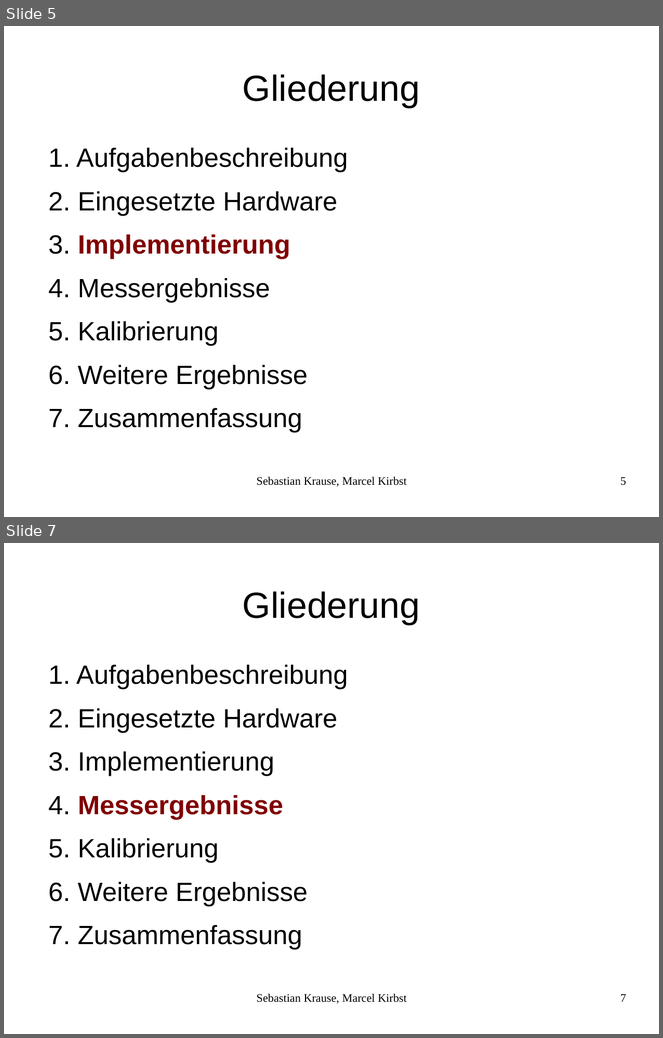
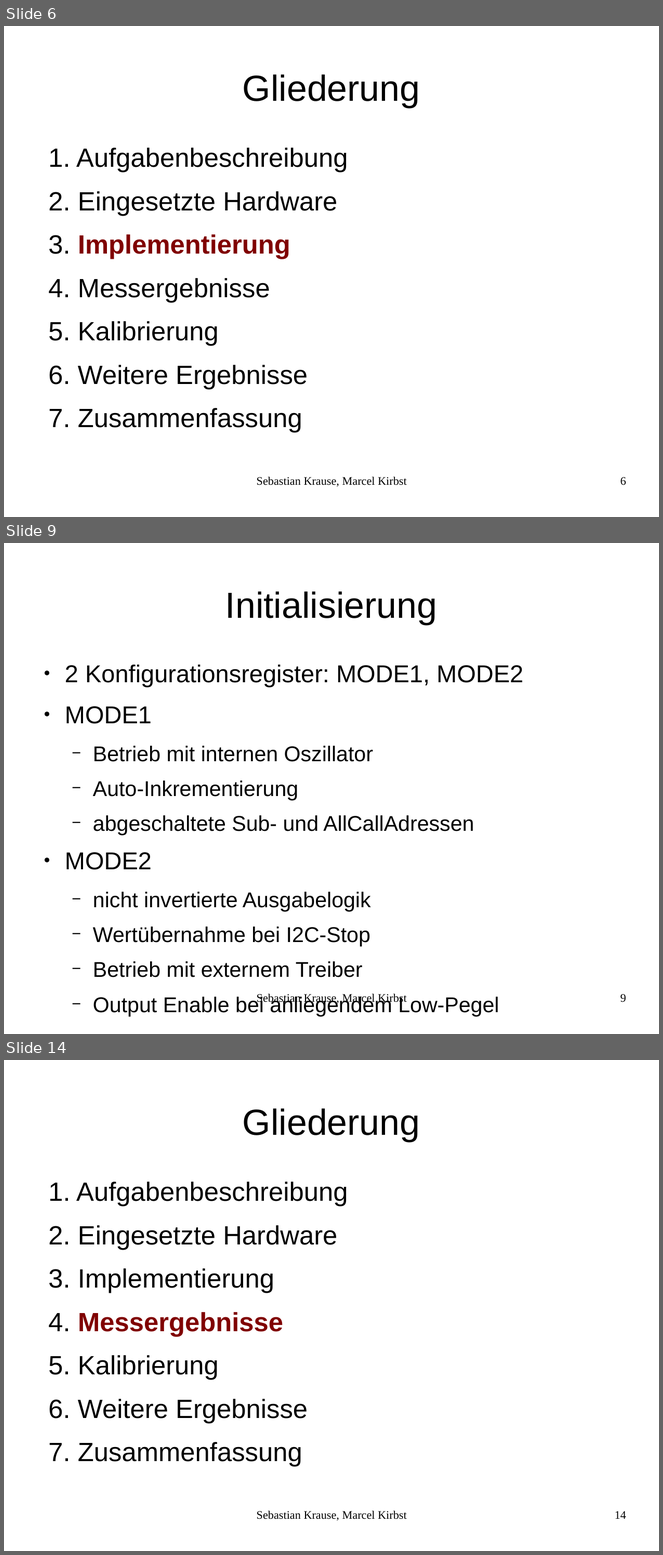
Before and after one commit to mkirbst/mca, a slide deck: praesi/mca.odp. Shown one above the other, each under a label of ours: slides 5 and 7 before the commit, slides 6, 9 and 14 after it; the slides between them are not shown. The pictures are 663x1038 and 663x1555 pixels, drawn with LibreOffice and Linux fonts; fonts in the diff are those of the drawing. Boxes give left, top, right and bottom in pixels: in the first picture for what was removed or moved away, otherwise in the second. Text is boxed around its words. In the diff, an @@ line names an element or a change of style, - is before the commit and + after.

```diff
--- a/praesi/mca.odp
+++ b/praesi/mca.odp
@@ slide 9 added at <box>4,543,659,1034</box>, background #FFFFFF @@
@@ title added at <box>226,591,437,625</box>, 44 pt, text #000000 @@
+Initialisierung
@@ text added at <box>65,665,523,1017</box>, 25.9 pt, text #000000 @@
+● 2 Konfigurationsregister: MODE1, MODE2
+● MODE1
+  − Betrieb mit internen Oszillator
+  − Auto-Inkrementierung
+  − abgeschaltete Sub- und AllCallAdressen
+● MODE2
+  − nicht invertierte Ausgabelogik
+  − Wertübernahme bei I2C-Stop
+  − Betrieb mit externem Treiber
+  − Output Enable bei anliegendem Low-Pegel
@@ text added at <box>304,994,407,1005</box>, 14 pt, text #000000 @@
+Sebastian Krause, Marcel Kirbst
@@ page number added at <box>621,994,626,1003</box>, 14 pt, text #000000 @@
+9
@@ what was slide 5 is now slide 6 @@
@@ page number at <box>621,477,626,486</box>: text changed @@
-5
+6
@@ what was slide 7 is now slide 14 @@
@@ page number at <box>615,1511,626,1519</box>: text changed @@
-7
+14
```
Also in this commit, not shown: 4 slides changed, 7 other slides added, 1 slide removed, 1 other file.
